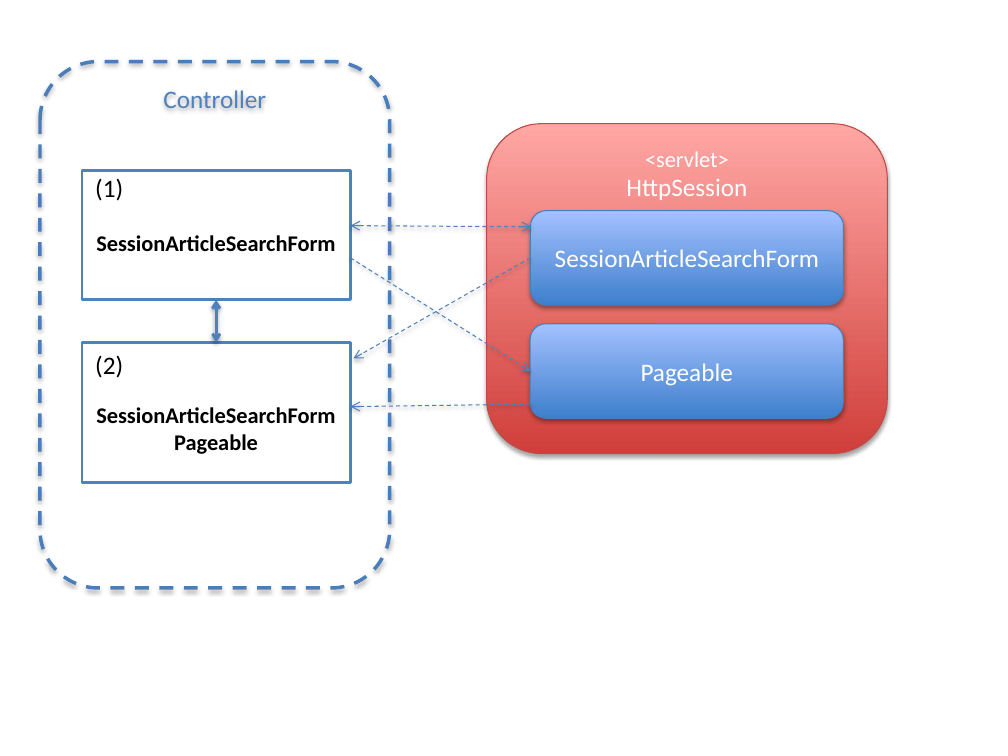
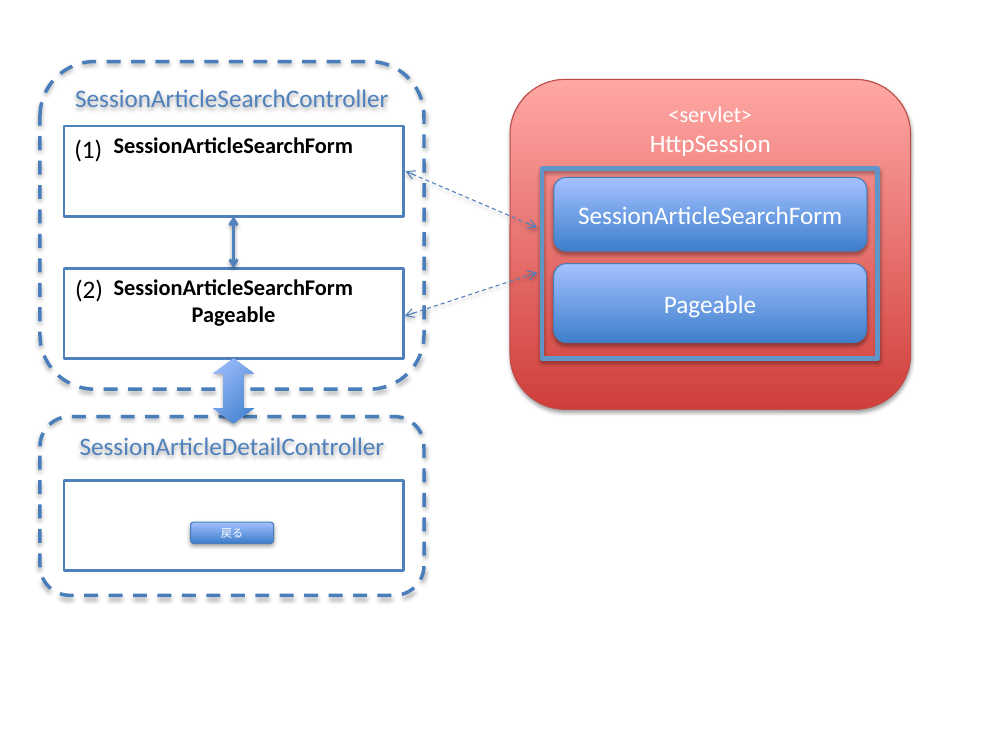
Before and after one commit to mochaMM/guideline, a slide deck: slide 18 of source/ArchitectureInDetail/WebApplicationDetail/images_Pagination/materialPagination.pptx. Drawn at 1008x756 pixels with LibreOffice and Linux fonts; fonts in the diff are those of the drawing. Boxes give left, top, right and bottom in pixels: in the first picture for what was removed or moved away, otherwise in the second. Text is boxed around its words. In the diff, an @@ line names an element or a change of style, - is before the commit and + after.

Commit message:
modify session pagination prochart.#1240

```diff
--- a/source/ArchitectureInDetail/WebApplicationDetail/images_Pagination/materialPagination.pptx
+++ b/source/ArchitectureInDetail/WebApplicationDetail/images_Pagination/materialPagination.pptx
@@ rounded rectangle "SessionArticleSearchController": place and size @@
-rounded rectangle "SessionArticleSearchController" at bbox=[40, 61, 390, 588]
+rounded rectangle "SessionArticleSearchController" at bbox=[40, 61, 424, 389]
@@ text in rounded rectangle at bbox=[75, 89, 388, 107]: text changed @@
-Controller
+SessionArticleSearchController
@@ rounded rectangle "<servlet>": place and size @@
-rounded rectangle "<servlet>" at bbox=[487, 124, 887, 454]
+rounded rectangle "<servlet>" at bbox=[510, 80, 910, 409]
@@ rectangle "SessionArticleSearchForm": place and size @@
-rectangle "SessionArticleSearchForm" at bbox=[82, 170, 350, 299]
+rectangle "SessionArticleSearchForm" at bbox=[64, 126, 403, 217]
@@ text "(1)": place and size @@
-text "(1)" at bbox=[95, 178, 123, 201]
+text "(1)" at bbox=[74, 139, 102, 162]
@@ arrow moved from (530, 404) - (351, 406) to (537, 228) - (405, 171) @@
@@ arrow (537, 228) - (405, 171): arrow to double arrow @@
@@ rectangle added at bbox=[542, 168, 878, 359], outline #6194C7 3.25 pt @@
@@ rounded rectangle "SessionArticleSearchForm": place and size @@
-rounded rectangle "SessionArticleSearchForm" at bbox=[530, 211, 844, 305]
+rounded rectangle "SessionArticleSearchForm" at bbox=[553, 177, 867, 251]
@@ double arrow moved from (216, 299) - (216, 343) to (234, 217) - (234, 268) @@
@@ rectangle "SessionArticleSearchForm": place and size @@
-rectangle "SessionArticleSearchForm" at bbox=[82, 343, 350, 483]
+rectangle "SessionArticleSearchForm" at bbox=[64, 268, 403, 359]
@@ text "(2)": place and size @@
-text "(2)" at bbox=[95, 355, 123, 378]
+text "(2)" at bbox=[75, 279, 103, 302]
@@ arrow removed from (350, 258) to (530, 371) @@
@@ arrow removed from (530, 258) to (354, 359) @@
@@ rounded rectangle "Pageable": place and size @@
-rounded rectangle "Pageable" at bbox=[530, 324, 844, 418]
+rounded rectangle "Pageable" at bbox=[553, 263, 867, 342]
@@ double arrow moved from (351, 226) - (531, 227) to (404, 316) - (537, 272) @@
@@ up down arrow added at bbox=[214, 359, 254, 423], fill gradient #3F80CE to #A4C4FF @@
@@ rounded rectangle added at bbox=[40, 416, 424, 595], outline #4B7EBC 2.5 pt dashed, 18 pt, text #4F81BD @@
+SessionArticleDetailController
@@ rectangle added at bbox=[64, 481, 403, 572], fill #FFFFFF, outline #4F81BD 2 pt @@
@@ rounded rectangle added at bbox=[191, 522, 273, 543], fill gradient #3F80CE to #A4C4FF, outline #4B7EBC 0.75 pt, 8 pt, text #FFFFFF @@
+戻る
```
Also in this commit, not shown: 2 other files.
